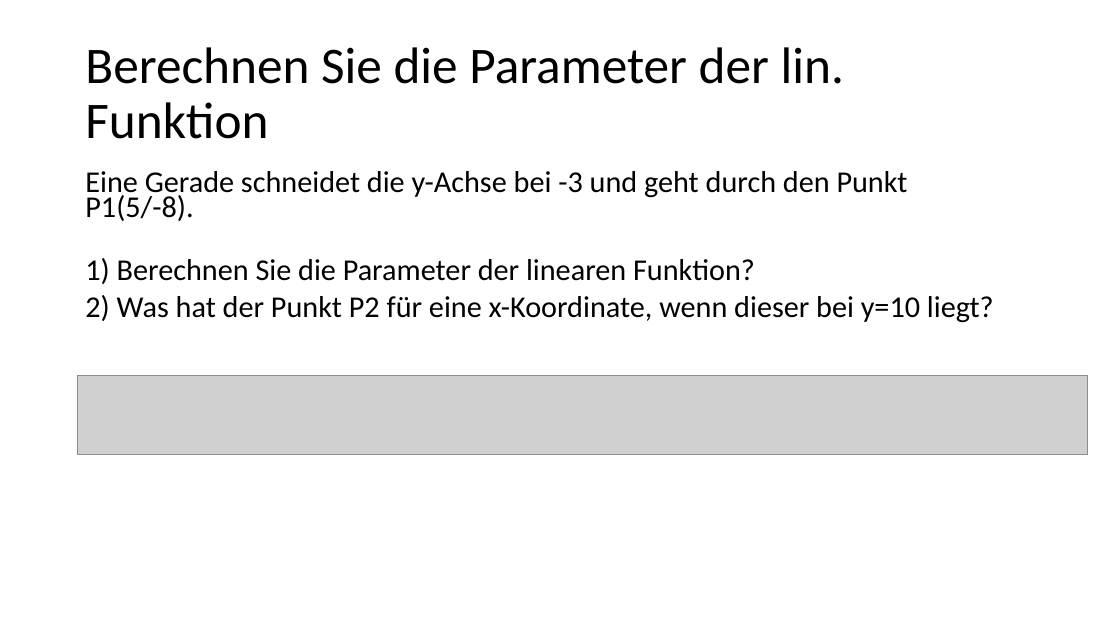
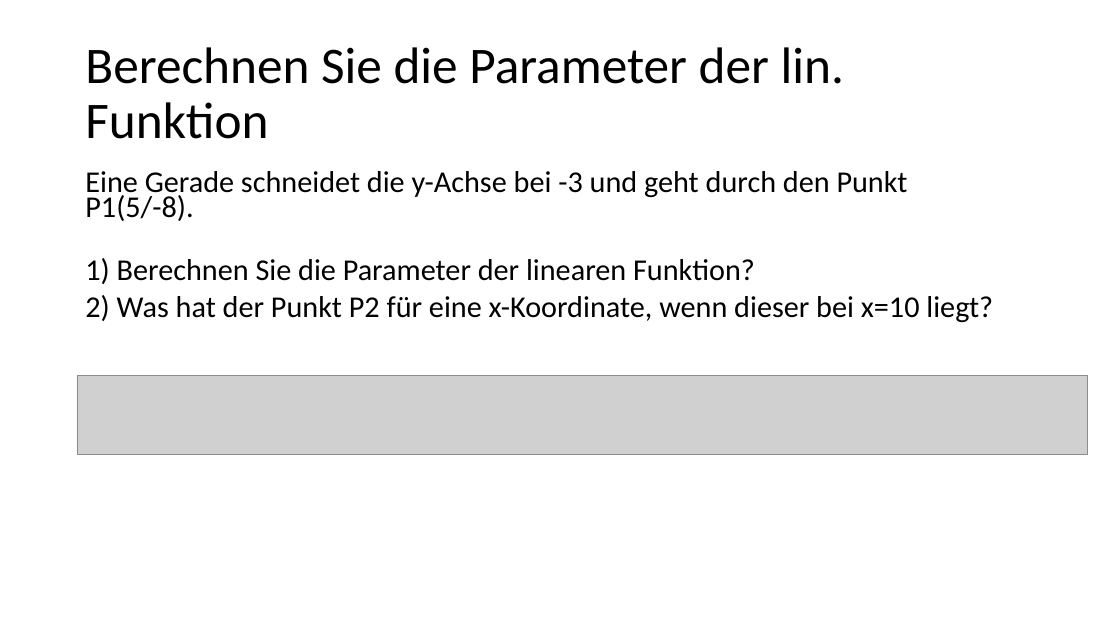
Before and after one commit to walter-rothlin/Source-Code, a slide deck: slide 5 of SchulungsUnterlagen/BZU/Lineare_Funktion_Uebungen.pptx. Drawn at 1120x630 pixels with LibreOffice and Linux fonts; fonts in the diff are those of the drawing; grey boxes stand for pictures. Boxes give left, top, right and bottom in pixels: in the first picture for what was removed or moved away, otherwise in the second. Text is boxed around its words. In the diff, an @@ line names an element or a change of style, - is before the commit and + after.

```diff
--- a/SchulungsUnterlagen/BZU/Lineare_Funktion_Uebungen.pptx
+++ b/SchulungsUnterlagen/BZU/Lineare_Funktion_Uebungen.pptx
@@ text at [85, 295, 993, 323]: text changed @@
-2) Was hat der Punkt P2 für eine x-Koordinate, wenn dieser bei y=10 liegt?
+2) Was hat der Punkt P2 für eine x-Koordinate, wenn dieser bei x=10 liegt?
```
Also in this commit, not shown: 1 other slide changed.
